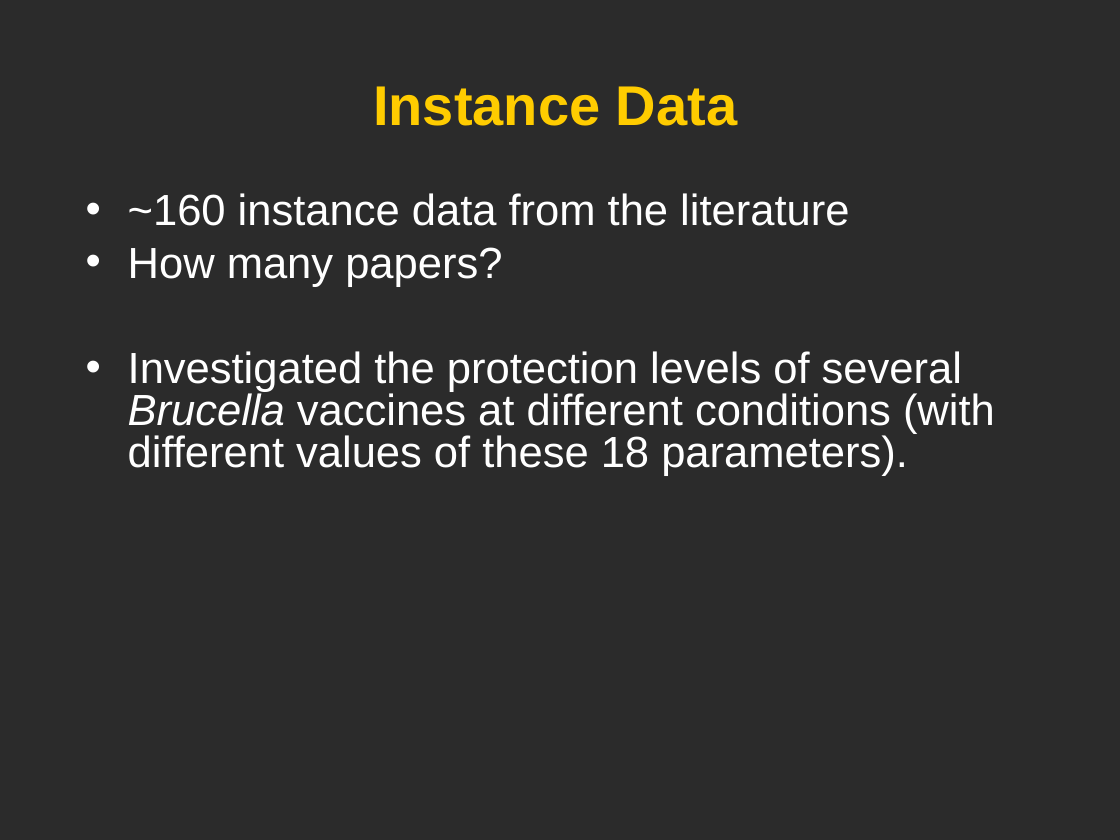
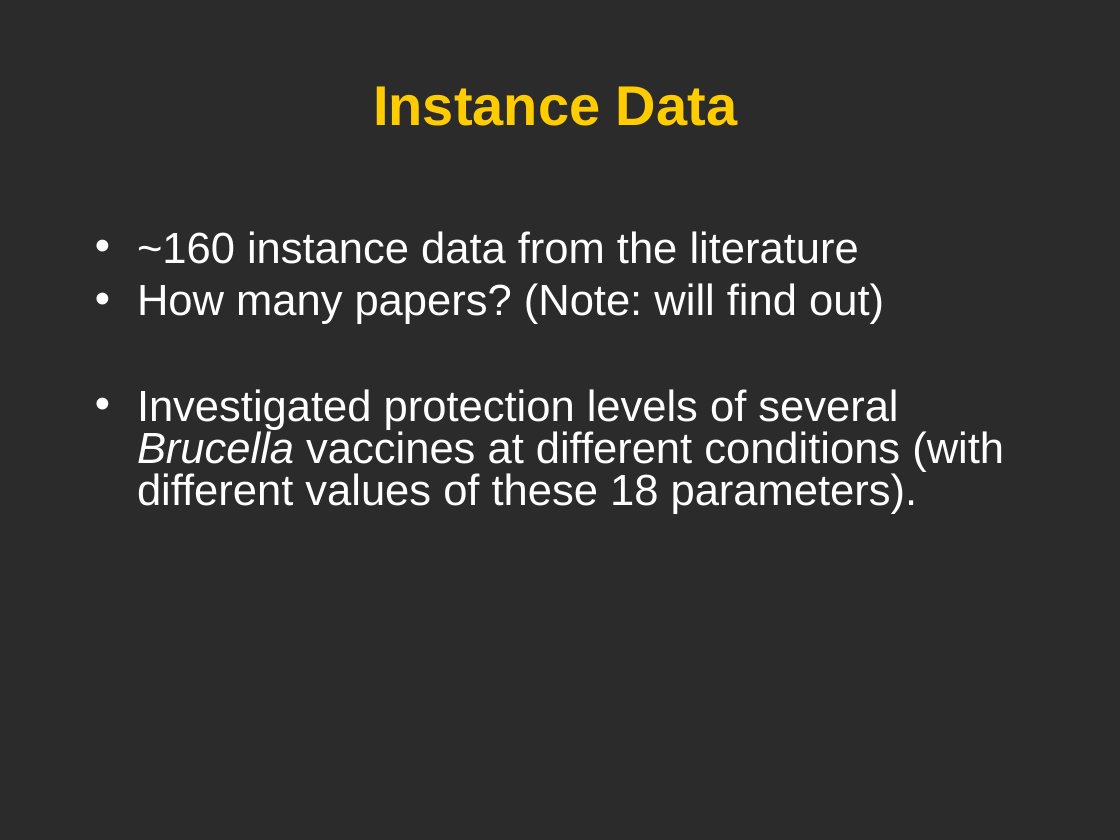
Before and after one commit to obi-ontology/obi-legacy-svn, a slide deck: slide 14 of trunk/docs/developer/use cases/Vaccine_usercase_Vancouver2010.ppt. Drawn at 1120x840 pixels with LibreOffice and Linux fonts; fonts in the diff are those of the drawing; background and template pictures are left out; a plain dark background stands for a picture behind light text. Boxes give left, top, right and bottom in pixels: in the first picture for what was removed or moved away, otherwise in the second. Text is boxed around its words. In the diff, an @@ line names an element or a change of style, - is before the commit and + after.

```diff
--- a/trunk/docs/developer/use cases/Vaccine_usercase_Vancouver2010.ppt
+++ b/trunk/docs/developer/use cases/Vaccine_usercase_Vancouver2010.ppt
@@ text "~160 instance data from the ...": place and size @@
-text "~160 instance data from the ..." at <box>128,193,995,476</box>
+text "~160 instance data from the ..." at <box>137,231,1004,514</box>
@@ text at <box>137,283,1004,514</box>: text changed @@
-• How many papers?
-• Investigated the protection levels of several Brucella vaccines at different conditions (with different values of these 18 parameters).
+• How many papers? (Note: will find out)
+• Investigated protection levels of several Brucella vaccines at different conditions (with different values of these 18 parameters).
```
Also in this commit, not shown: 11 other slides changed.
